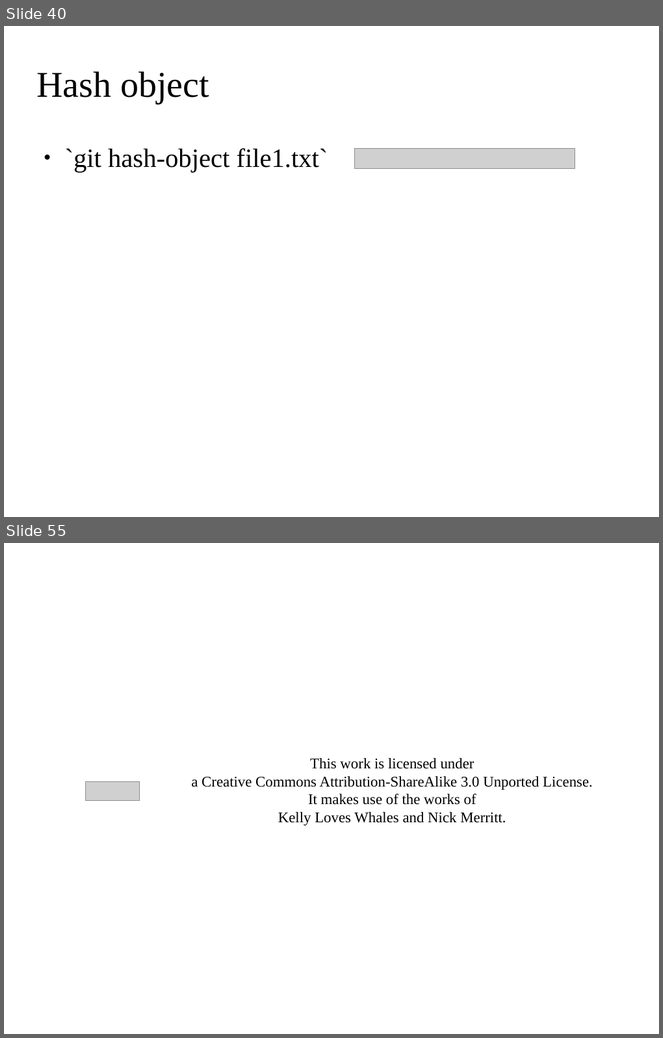
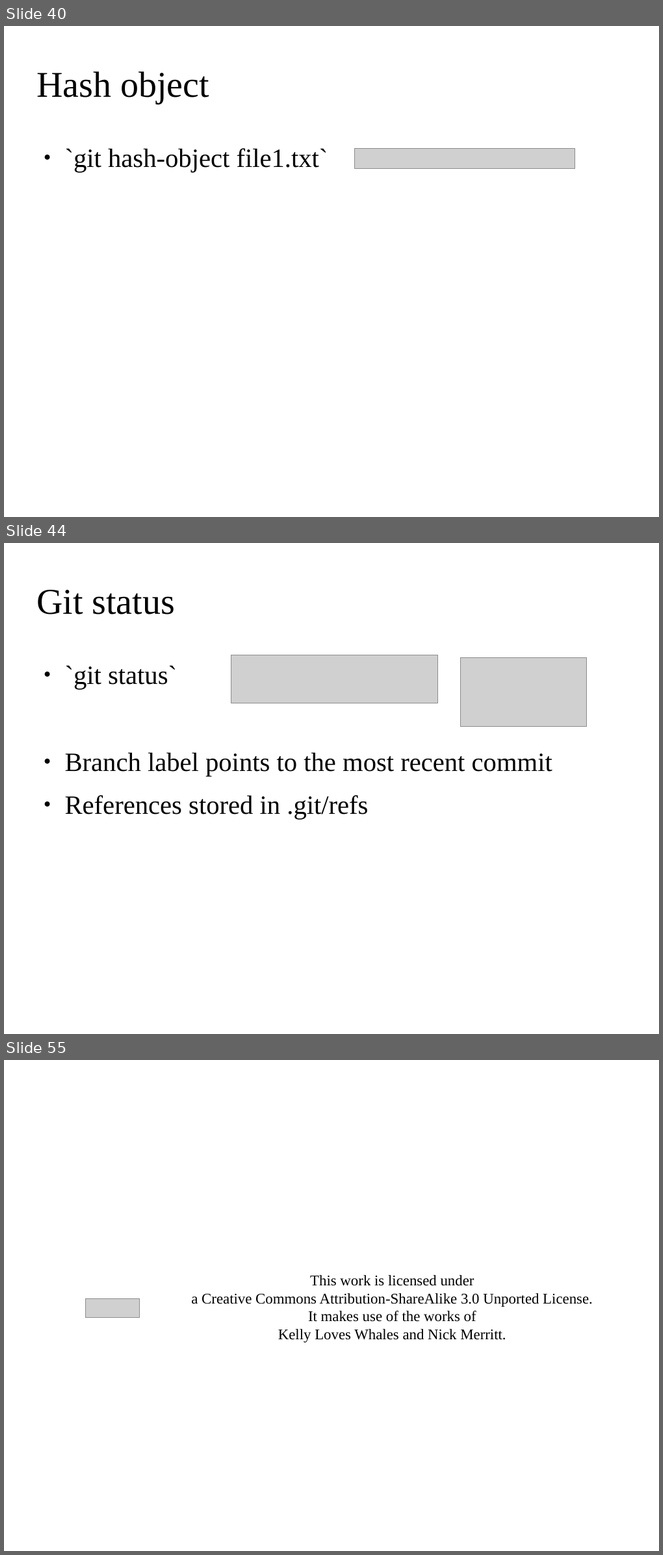
Before and after one commit to ehsansh84/git-tutorial, a slide deck: git.odp. Shown one above the other, each under a label of ours: slides 40 and 55 before the commit, slides 40, 44 and 55 after it; the slides between them are not shown. The pictures are 663x1038 and 663x1555 pixels, drawn with LibreOffice and Linux fonts; fonts in the diff are those of the drawing; grey boxes stand for pictures; background and template pictures are left out. Boxes give left, top, right and bottom in pixels: in the first picture for what was removed or moved away, otherwise in the second. Text is boxed around its words. In the diff, an @@ line names an element or a change of style, - is before the commit and + after.

```diff
--- a/git.odp
+++ b/git.odp
@@ slide 44 added at [4,543,659,1034], background picture (left out) @@
@@ title added at [36,590,175,615], 44 pt, text #000000 @@
+Git status
@@ picture added at [231,655,438,704] @@
@@ picture added at [461,658,586,727] @@
@@ text added at [65,665,553,820], 32 pt, text #000000 @@
+● `git status`
+● Branch label points to the most recent commit
+● References stored in .git/refs
```
Also in this commit, not shown: 3 other slides added, 4 slides removed.
